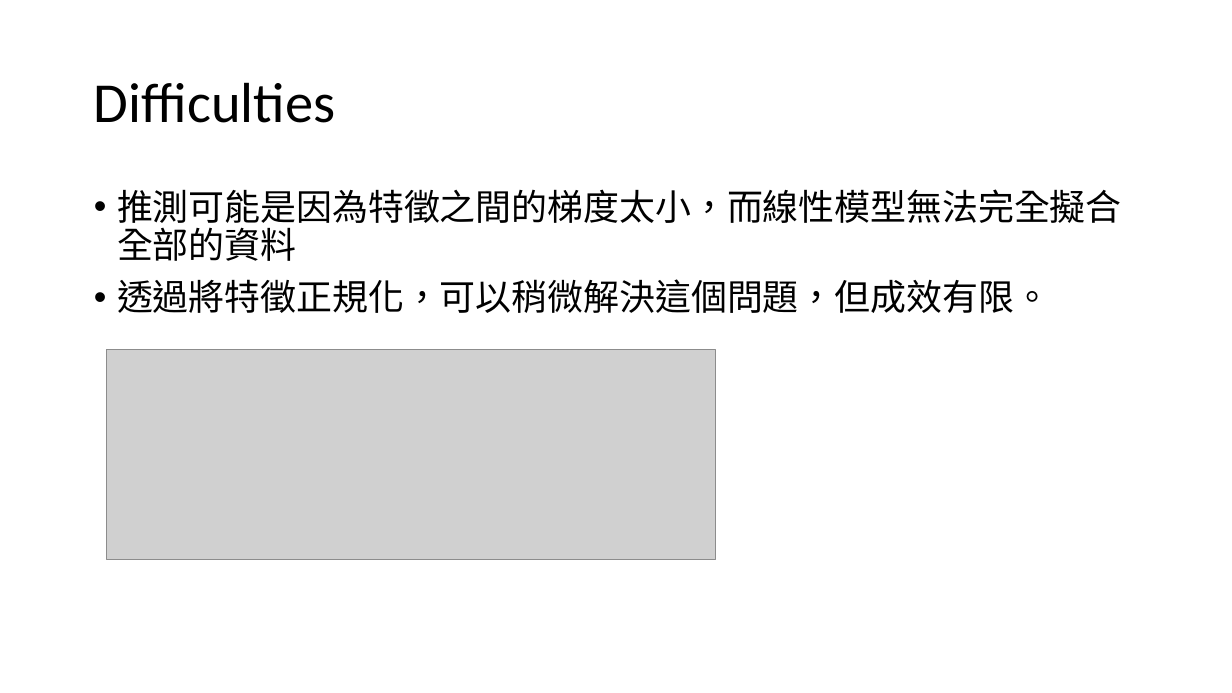
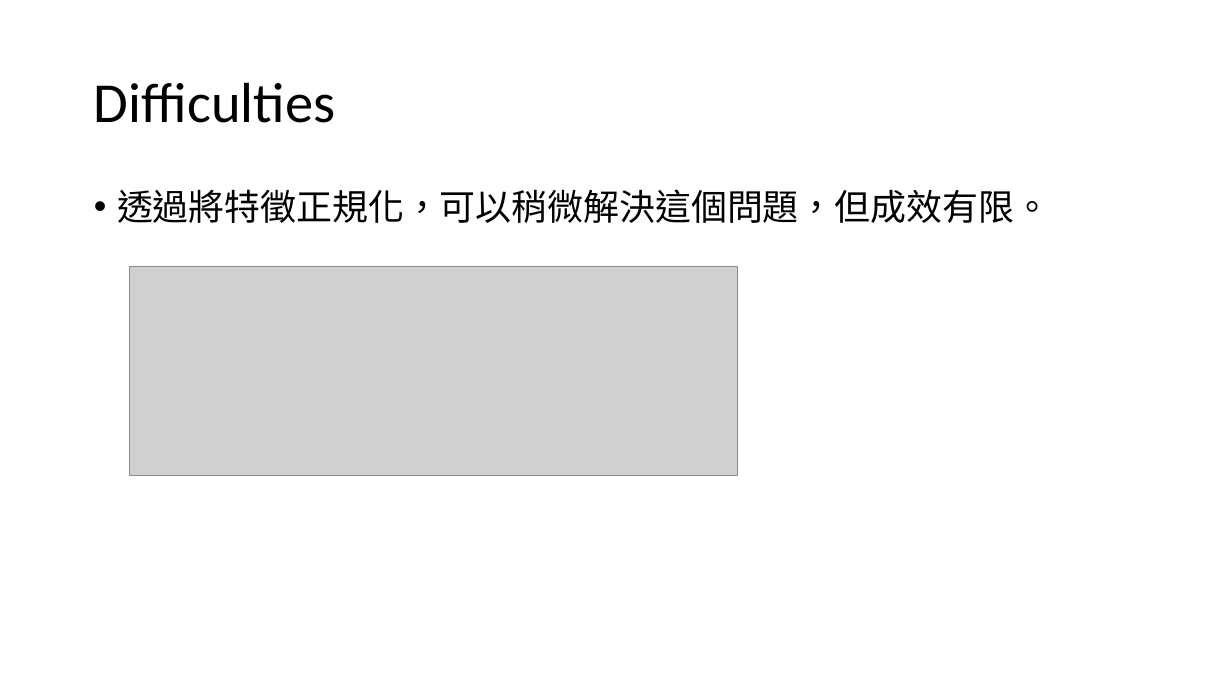
Before and after one commit to luckygoodlily/107-NN-homework1, a slide deck: slide 10 of M10612001/NN.pptx (slide 9 before the commit). Drawn at 1232x693 pixels with LibreOffice and Linux fonts; fonts in the diff are those of the drawing; grey boxes stand for pictures. Boxes give left, top, right and bottom in pixels: in the first picture for what was removed or moved away, otherwise in the second. Text is boxed around its words. In the diff, an @@ line names an element or a change of style, - is before the commit and + after.

Commit message:
updat2018/05/03e

```diff
--- a/M10612001/NN.pptx
+++ b/M10612001/NN.pptx
@@ text at (x1=117, y1=189, x2=1122, y2=261): paragraph removed @@
-• 推測可能是因為特徵之間的梯度太小，而線性模型無法完全擬合全部的資料
@@ picture moved from (x1=107, y1=350, x2=716, y2=560) to (x1=129, y1=267, x2=738, y2=477) @@
```
Also in this commit, not shown: 1 slide added, 1 slide removed.
